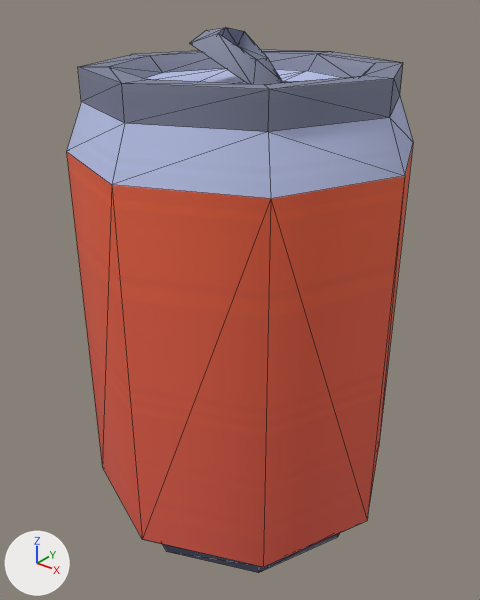
What one commit did to the glTF model assets/props/food/soda-can.glb.
Both versions are drawn from a 50 mm camera at (0.266, -0.337, 0.378) aimed at (-0.001, -0.003, 0.171). Arrows for +X, +Y and +Z are at lower left; the lights stay in place. The first picture is the older version. Mesh edges are drawn as thin lines. Vertices at exactly the same position are counted once.

In view in the first picture: 'soda-can'.
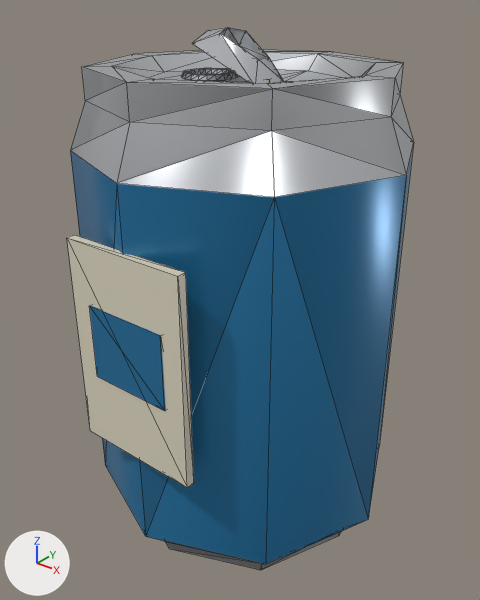
What the commit changed:
Material 'alu' (mat_alu) is new.
Its base color is (0.7, 0.72, 0.75) (light grey #dadde1).
Its metallic is 0.9.
Its roughness is 0.3.
Material 'can' (mat_can) is new.
Its base color is (0.02, 0.2, 0.42) (blue #277cad).
Its metallic is 0.3.
Its roughness is 0.3.
Material 'brass' (mat_brass) is new.
Its base color is (0.55, 0.34, 0.07) (orange #c49e4b).
Its metallic is 0.6.
Its roughness is 0.4.
Material 'steel' (mat_steel) is new.
Its base color is (0.32, 0.34, 0.37) (grey #999ea4).
Its metallic is 0.5.
Its roughness is 0.4.
Material 'canStripe' (mat_canstripe) is new.
Its base color is (0.75, 0.7, 0.55) (pale yellow #e1dac4).
Its roughness is 0.4.
me_soda_can is used by ob_soda_can; location (0.0, 0.0, 0.0).
me_soda_can had 86 vertices, 164 faces and spanned x -0.112..0.112, y -0.112..0.112, z 0.0..0.351.
me_soda_can now has 246 vertices, 468 faces and spans x -0.112..0.112, y -0.116..0.112, z 0.0..0.351.
me_soda_can part 1: a new loose piece, a box spanning x -0.03..0.03, y -0.1159..-0.1083, z 0.15..0.2, in mat_can (blue #277cad).
me_soda_can part 2: a new loose piece, a box spanning x -0.045..0.045, y -0.1153..-0.1093, z 0.1..0.24, in mat_canstripe (pale yellow #e1dac4).
me_soda_can part 3: a new loose piece, a box spanning x -0.02..0.045, y -0.012..0.012, z 0.3166..0.3206, in mat_steel (grey #999ea4).
me_soda_can part 4: a new loose piece of 120 vertices spanning x -0.049..-0.011, y -0.019..0.019, z 0.318..0.324, in mat_steel (grey #999ea4).
me_soda_can part 5: 148 faces spanning x -0.112..0.112, y -0.112..0.112, z 0.0..0.351 switch from mat_colormap to mat_alu (light grey #dadde1).
me_soda_can part 6: 16 faces spanning x -0.112..0.112, y -0.112..0.112, z 0.03..0.28 switch from mat_colormap to mat_can (blue #277cad).
Other edits to the shape of me_soda_can do not show in these pictures.
me_soda_can gains material mat_canstripe (pale yellow #e1dac4).
me_soda_can gains material mat_steel (grey #999ea4).
me_soda_can gains material mat_brass (orange #c49e4b).
Object 'soda-can' (ob_soda_can) moves from (0.0, 0.0, 0.0) to (0.0, 0.0018, 0.0).
Object 'soda-can' (ob_soda_can) is rescaled from (1.0, 1.0, 1.0) to (1.0, 0.984, 1.0).

Where the change shows, as pixel boxes [x1, y1, x2, y2] in the pictures (480 x 600 px):
'soda-can', reshaped, moved, rescaled
    before: [66, 27, 413, 573]
    after: [67, 27, 414, 570]
part 1 of me_soda_can, added (blue)
    after: [89, 306, 165, 411]
part 2 of me_soda_can, added (pale yellow)
    after: [67, 235, 194, 488]
part 3 of me_soda_can, added (mostly hidden)
    after: [214, 76, 286, 83]
part 4 of me_soda_can, added
    after: [181, 68, 238, 81]
part 5 of me_soda_can, recoloured
    both: [70, 28, 413, 570]
part 6 of me_soda_can, recoloured
    both: [71, 148, 413, 564]
